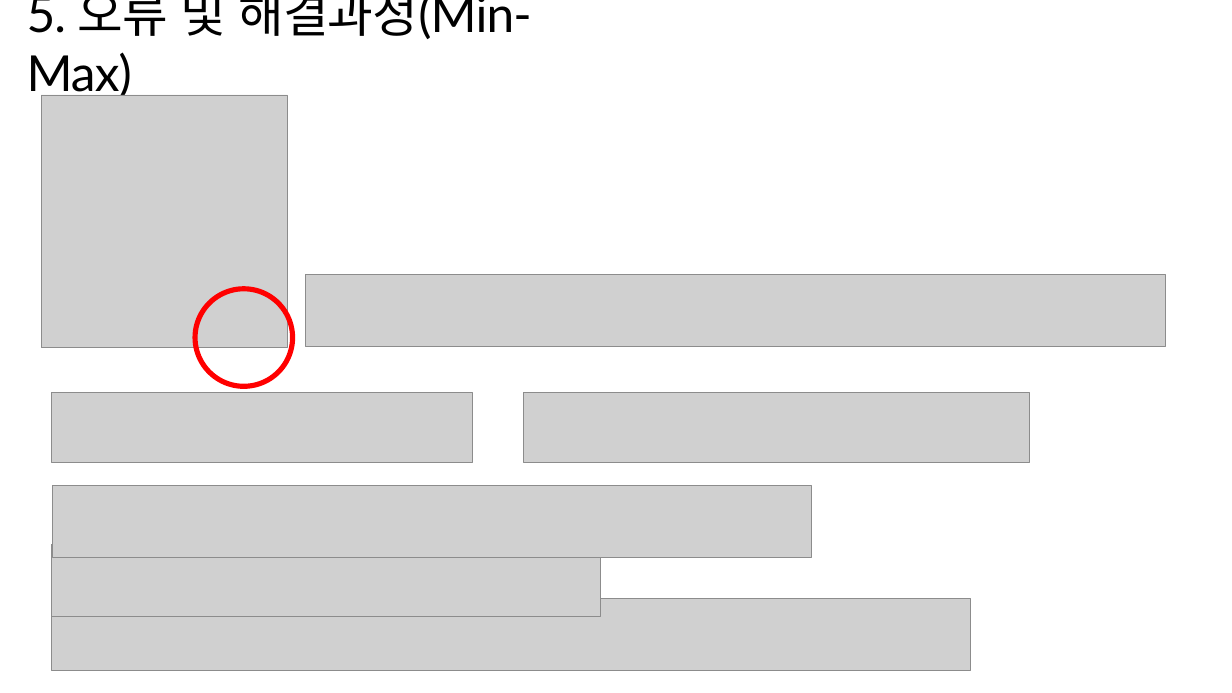
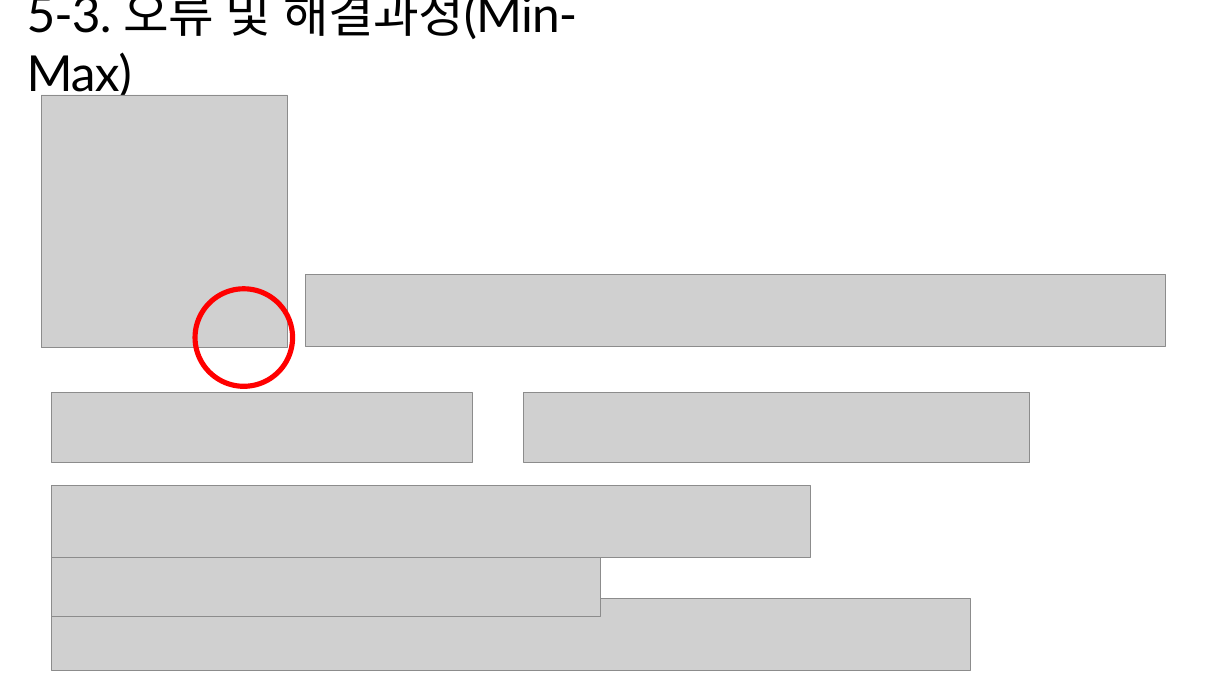
Before and after one commit to StarJ0405/ShoppingMall, a slide deck: slide 16 of 쇼핑몰-프로젝트.pptx. Drawn at 1232x693 pixels with LibreOffice and Linux fonts; fonts in the diff are those of the drawing; grey boxes stand for pictures. Boxes give left, top, right and bottom in pixels: in the first picture for what was removed or moved away, otherwise in the second. Text is boxed around its words. In the diff, an @@ line names an element or a change of style, - is before the commit and + after.

```diff
--- a/쇼핑몰-프로젝트.pptx
+++ b/쇼핑몰-프로젝트.pptx
@@ text at box(27, 0, 577, 100): text changed @@
-5. 오류 및 해결과정(Min-Max)
+5-3. 오류 및 해결과정(Min-Max)
```
Also in this commit, not shown: 6 other slides changed, 1 slide added, 10 other files.
